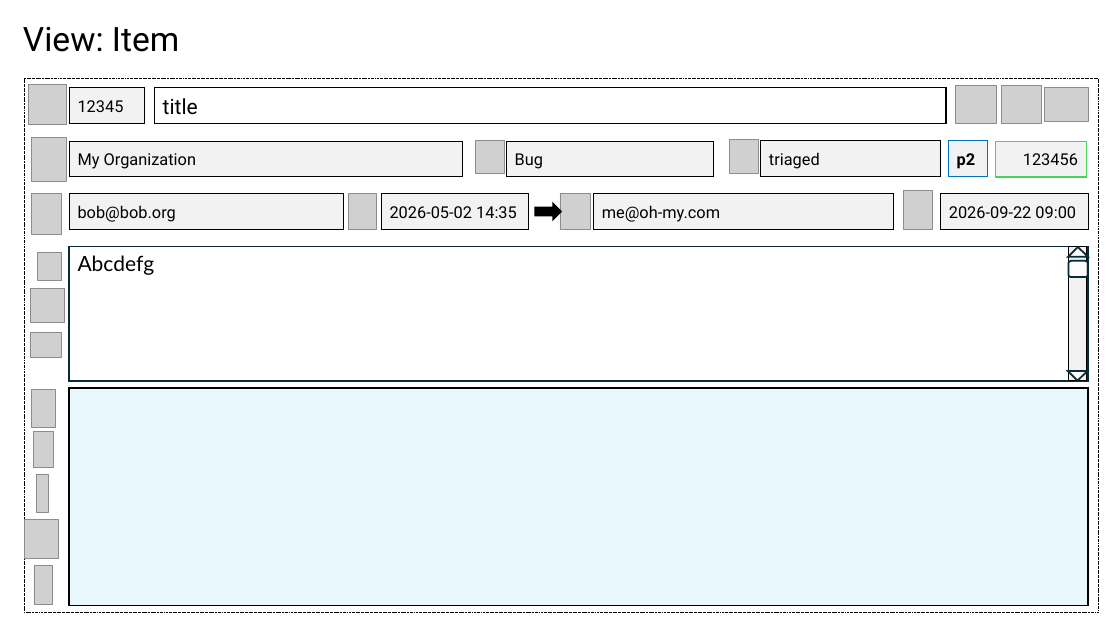
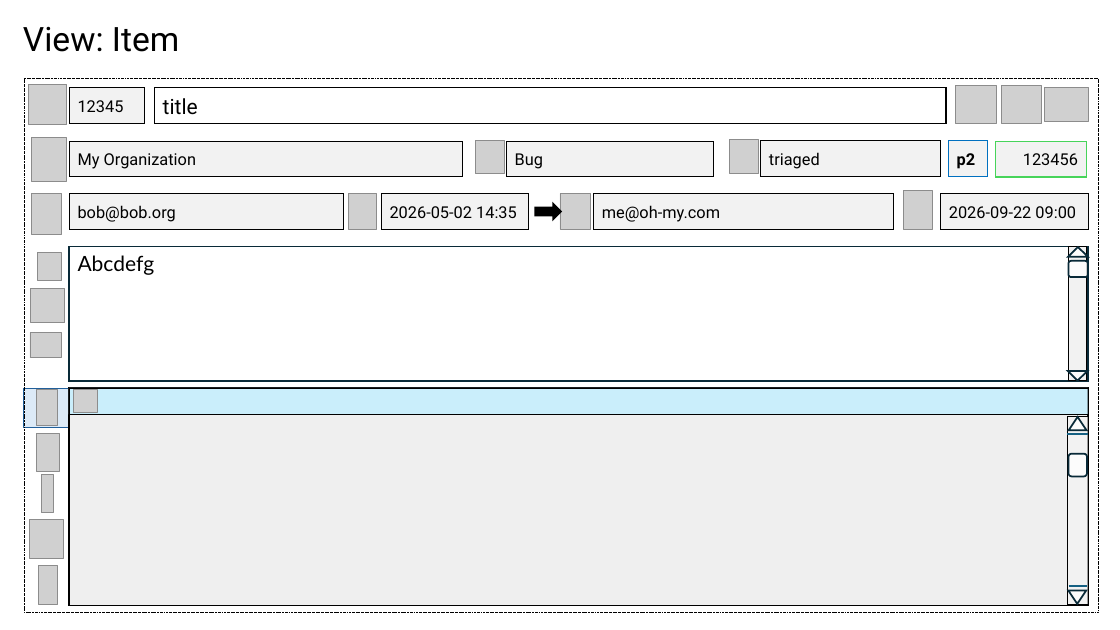
Before and after one commit to BlitzkriegSoftware/item_organizer, a slide deck: slide 5 of docs/ui-design.pptx (slide 4 before the commit). Drawn at 1120x630 pixels with LibreOffice and Linux fonts; fonts in the diff are those of the drawing; grey boxes stand for pictures; background and template pictures are left out. Boxes give left, top, right and bottom in pixels: in the first picture for what was removed or moved away, otherwise in the second. Text is boxed around its words. In the diff, an @@ line names an element or a change of style, - is before the commit and + after.

```diff
--- a/docs/ui-design.pptx
+++ b/docs/ui-design.pptx
@@ rectangle added at [24, 389, 69, 428], fill #DCEAF7, outline #215F9A 1 pt @@
@@ rectangle at [69, 388, 1088, 606]: fill #CAEEFB at 40% opacity to #D9D9D9 at 40% opacity @@
@@ rectangle added at [69, 388, 1088, 415], fill #CAEEFB, outline #000000 0.25 pt @@
@@ picture: place and size @@
-picture at [33, 432, 54, 468]
+picture at [37, 390, 58, 426]
@@ picture added at [73, 390, 97, 413] @@
@@ picture: place and size @@
-picture at [32, 390, 55, 428]
+picture at [36, 434, 60, 471]
@@ 3 pictures: place and size @@
-3 pictures at [24, 475, 59, 605]
+3 pictures at [29, 475, 64, 605]
@@ group added at [1068, 416, 1088, 604]: 2 triangles, 2 lines, 1 rectangle, 1 rounded rectangle @@
```
Also in this commit, not shown: 3 other slides changed, 8 slides added, 8 other files.
